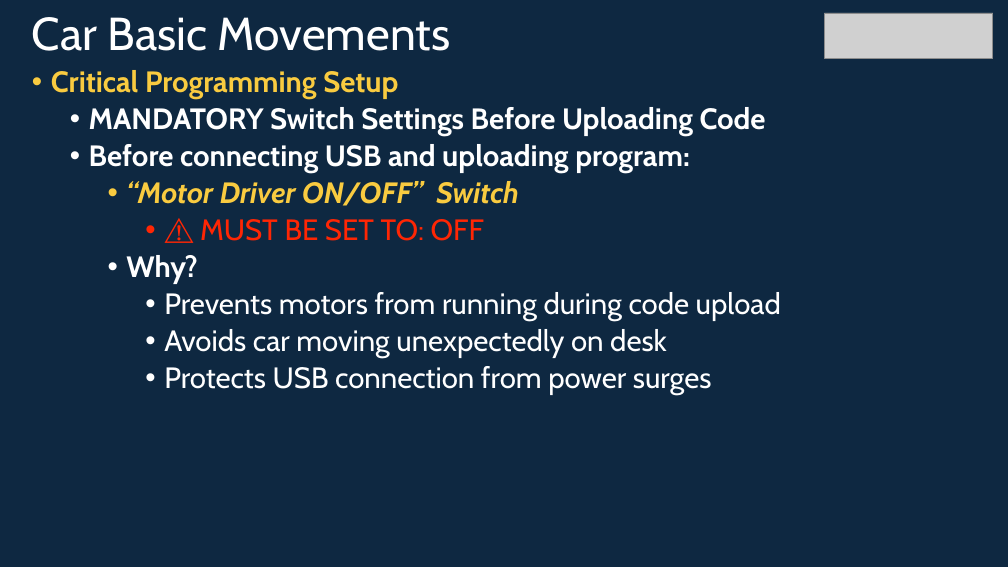
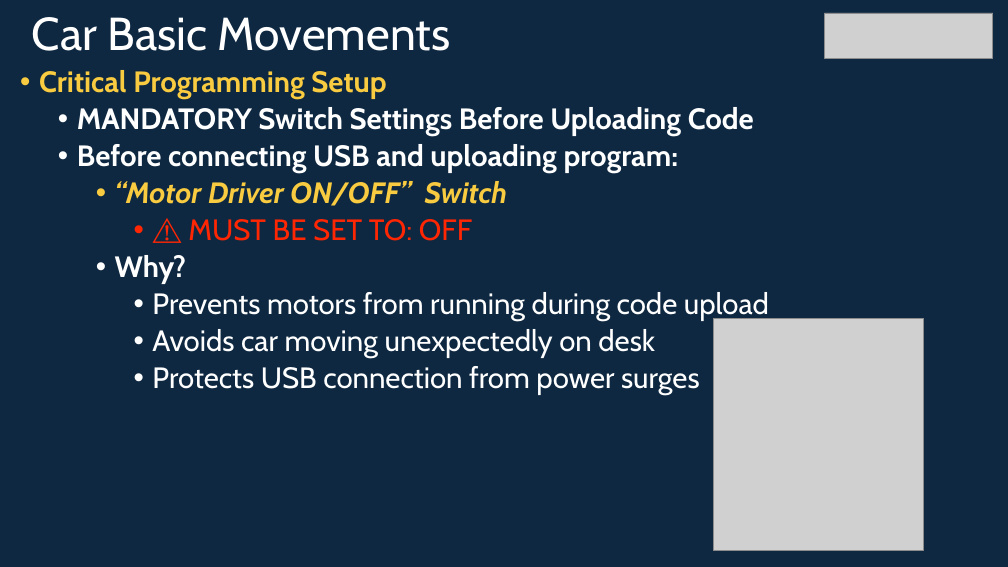
Before and after one commit to info-zas/zas-robotics-car-3-encoders-imu-gps, a slide deck: slide 15 of 01_FoundationProjects/01_Car-3_Basic_Movements/01_Car-3_Basic_Movements.pptx. Drawn at 1008x567 pixels with LibreOffice and Linux fonts; fonts in the diff are those of the drawing; grey boxes stand for pictures. Boxes give left, top, right and bottom in pixels: in the first picture for what was removed or moved away, otherwise in the second. Text is boxed around its words. In the diff, an @@ line names an element or a change of style, - is before the commit and + after.

```diff
--- a/01_FoundationProjects/01_Car-3_Basic_Movements/01_Car-3_Basic_Movements.pptx
+++ b/01_FoundationProjects/01_Car-3_Basic_Movements/01_Car-3_Basic_Movements.pptx
@@ text "Critical Programming Setup": place and size @@
-text "Critical Programming Setup" at (51,70,781,395)
+text "Critical Programming Setup" at (39,70,769,395)
@@ picture added at (713,318,923,550) @@
```
Also in this commit, not shown: 2 other slides changed, 6 other files.
